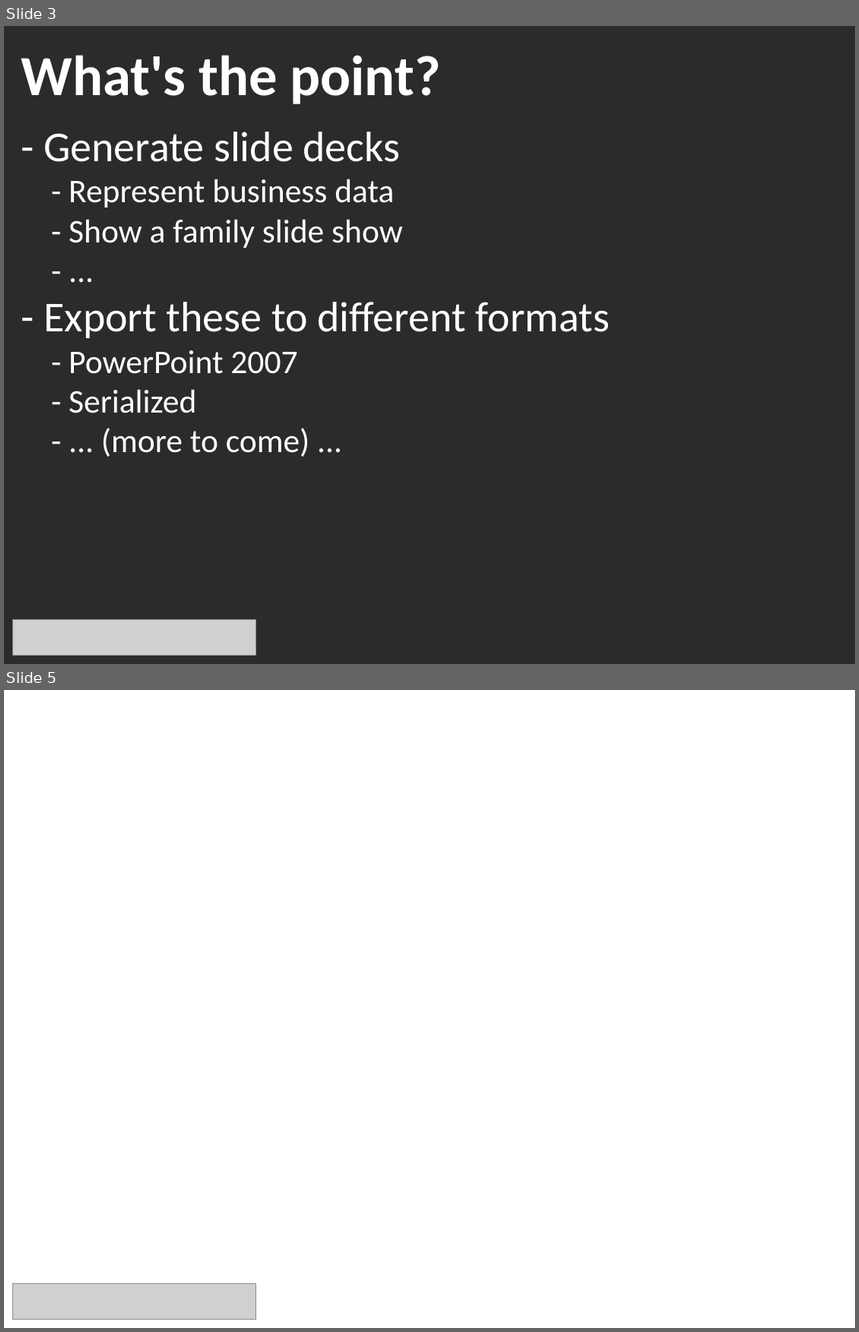
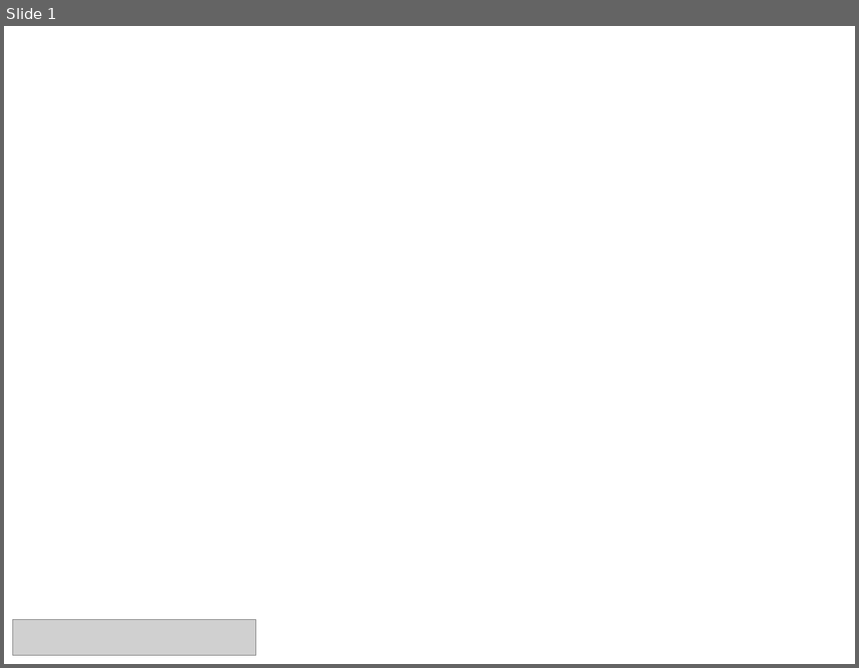
Before and after one commit to jLKisni/PitchItUp, a slide deck: 02presentation.pptx. Shown one above the other, each under a label of ours: slides 3 and 5 before the commit, slide 1 after it; the slides between them are not shown. The pictures are 859x1332 and 859x668 pixels, drawn with LibreOffice and Linux fonts; fonts in the diff are those of the drawing; grey boxes stand for pictures; background and template pictures are left out; a plain dark background stands for a picture behind light text. Boxes give left, top, right and bottom in pixels: in the first picture for what was removed or moved away, otherwise in the second. Text is boxed around its words. In the diff, an @@ line names an element or a change of style, - is before the commit and + after.

```diff
--- a/02presentation.pptx
+++ b/02presentation.pptx
@@ slide 3 removed at (4, 26, 855, 664), background picture (left out) @@
@@ text removed at (21, 55, 441, 104) @@
-What's the point?
@@ text removed at (44, 132, 610, 457) @@
-- Generate slide decks
-- Represent business data
-- Show a family slide show
-- ...
-- Export these to different formats
-- PowerPoint 2007
-- Serialized
-- ... (more to come) ...
@@ picture removed at (12, 620, 255, 656) @@
@@ what was slide 5 is now slide 1 @@
```
Also in this commit, not shown: 4 slides added, 3 other slides removed, 3 other files.
